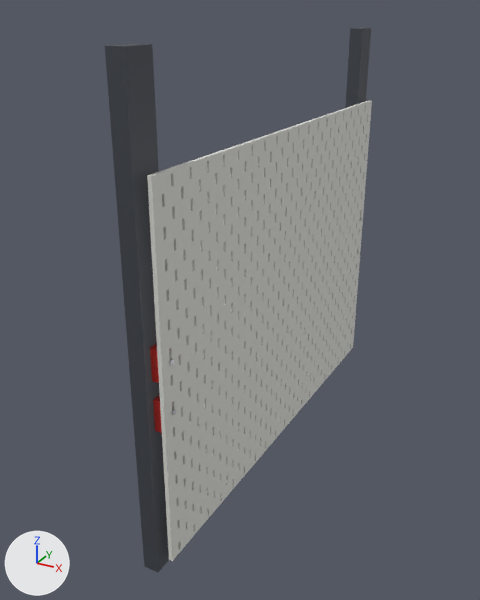
What one commit did to the glTF model docs/models/skadis-mount.glb.
One viewpoint serves both versions: a 50 mm lens placed at (460.0, -977.0, 396.0), pointed at (-46.0, -57.0, -64.0). The lights are fixed; the arrows at lower left show +X, +Y and +Z. The picture after the commit comes second. Where no turn or scale is listed for an object, it has been applied to the vertices. Vertices at exactly the same position are counted once.

The scene before the commit, as lines of its bpy script (objects in view):
```python
me_geometry_0 = bpy.data.meshes.new('geometry_0')
me_geometry_0.from_pydata(...)  # a box spanning x -25.0..0.0, y -393.0..-343.0, z -240.0..480.0
me_geometry_0.materials.append(mat_material_0)  # dark grey #494d55
me_geometry_1 = bpy.data.meshes.new('geometry_1')
me_geometry_1.from_pydata(...)  # 60 vertices, 124 faces; spans x -8.3..11.0, y -379.5..-346.5, z 0.0..48.0
me_geometry_1.materials.append(mat_material_1)  # red #c62a22
me_geometry_10 = bpy.data.meshes.new('geometry_10')
me_geometry_10.from_pydata(...)  # 4376 vertices, 6900 faces; spans x 11.0..17.0, y -380.0..380.0, z -220.0..345.0
me_geometry_10.materials.append(mat_material_3)  # light grey #ddddd7
me_geometry_2 = bpy.data.meshes.new('geometry_2')
me_geometry_2.from_pydata(...)  # 60 vertices, 124 faces; spans x -8.3..11.0, y -379.5..-346.5, z 76.2..124.2
me_geometry_2.materials.append(mat_material_1)  # red #c62a22
ob_part_00 = bpy.data.objects.new('part_00', me_geometry_0)
ob_part_00.location = (3.0, 0.0, -120.0)
ob_part_01 = bpy.data.objects.new('part_01', me_geometry_1)
ob_part_01.location = (3.0, 0.0, -120.0)
ob_part_02 = bpy.data.objects.new('part_02', me_geometry_2)
ob_part_02.location = (3.0, 0.0, -120.0)
ob_part_10 = bpy.data.objects.new('part_10', me_geometry_10)
ob_part_10.location = (3.0, 0.0, -120.0)
# also in view: 'part_05' at (-10.0, 368.0, 0.0)
```
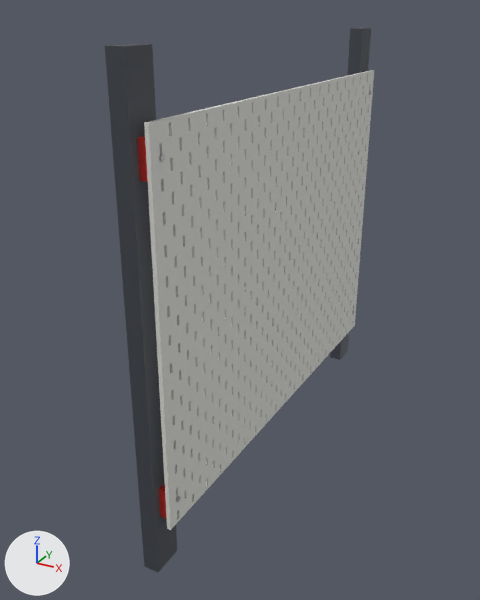
Where the newer file only moved an object's origin or applied its transform, the numbers keep the older frame.

Edits to the bpy script that builds the scene:
```text
Change me_geometry_2:
    used by ob_part_02; location = (3.0, 0.0, -120.0)
    remove me_geometry_2.from_pydata(...)  # 60 vertices, 124 faces; spans x -8.3..11.0, y -379.5..-346.5, z 76.2..124.2
    add me_geometry_2.from_pydata(...)  # 60 vertices, 124 faces; spans x -8.3..11.0, y -379.5..-346.5, z 482.6..530.6
    me_geometry_2 part 1: the whole mesh is moved by (0.0, 0.0, 406.4)
Change me_geometry_10:
    used by ob_part_10; location = (3.0, 0.0, -120.0)
    remove me_geometry_10.from_pydata(...)  # 4376 vertices, 6900 faces; spans x 11.0..17.0, y -380.0..380.0, z -220.0..345.0
    add me_geometry_10.from_pydata(...)  # 4376 vertices, 6900 faces; spans x 11.0..17.0, y -380.0..380.0, z -17.0..548.0
    me_geometry_10 part 2: the whole mesh is moved by (0.0, 0.0, 203.0)
Change ob_part_01:
    ob_part_01.location: (3.0, 0.0, -120.0) -> (3.0, 0.0, -265.0)
Change ob_part_02:
    ob_part_02.location: (3.0, 0.0, -120.0) -> (3.0, 0.0, -265.0)
Change ob_part_10:
    ob_part_10.location: (3.0, 0.0, -120.0) -> (3.0, 0.0, -265.0)
```

Location of each change, (x1, y1, x2, y2) in pixels of the pictures (480 x 600 px):
'part_10', moved: before (147, 100, 372, 561); after (144, 70, 374, 530)
'part_02', moved: before (150, 344, 159, 383); after (137, 136, 148, 182)
'part_01', moved: before (153, 395, 162, 433); after (159, 483, 167, 519)
